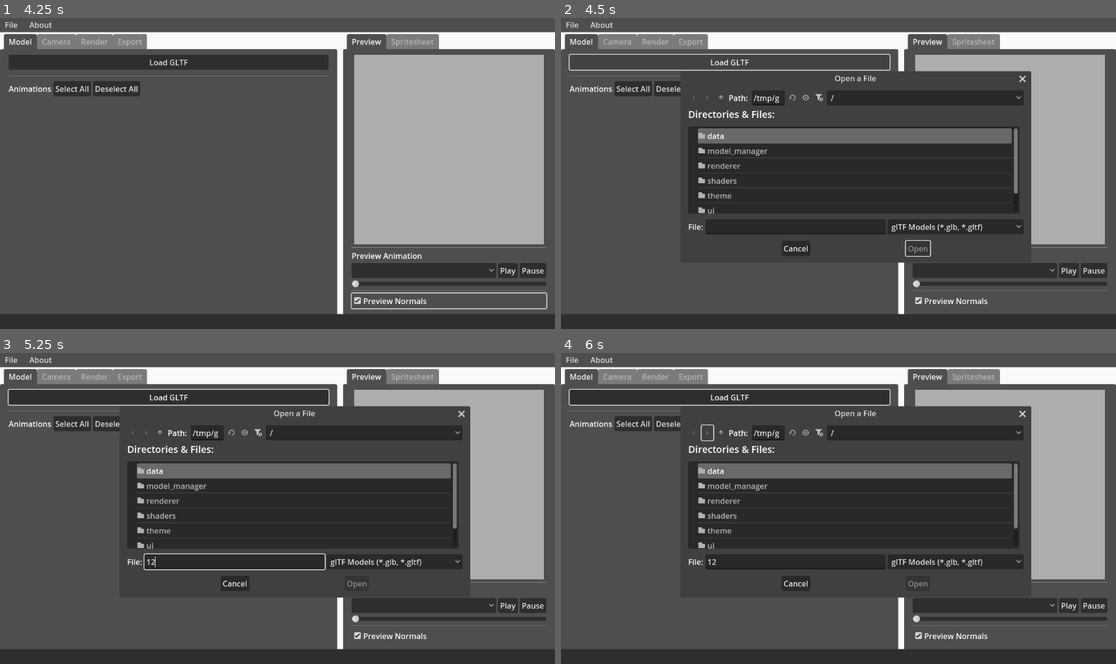
Above: before the commit, frames 1-4 (two rows, left to right).
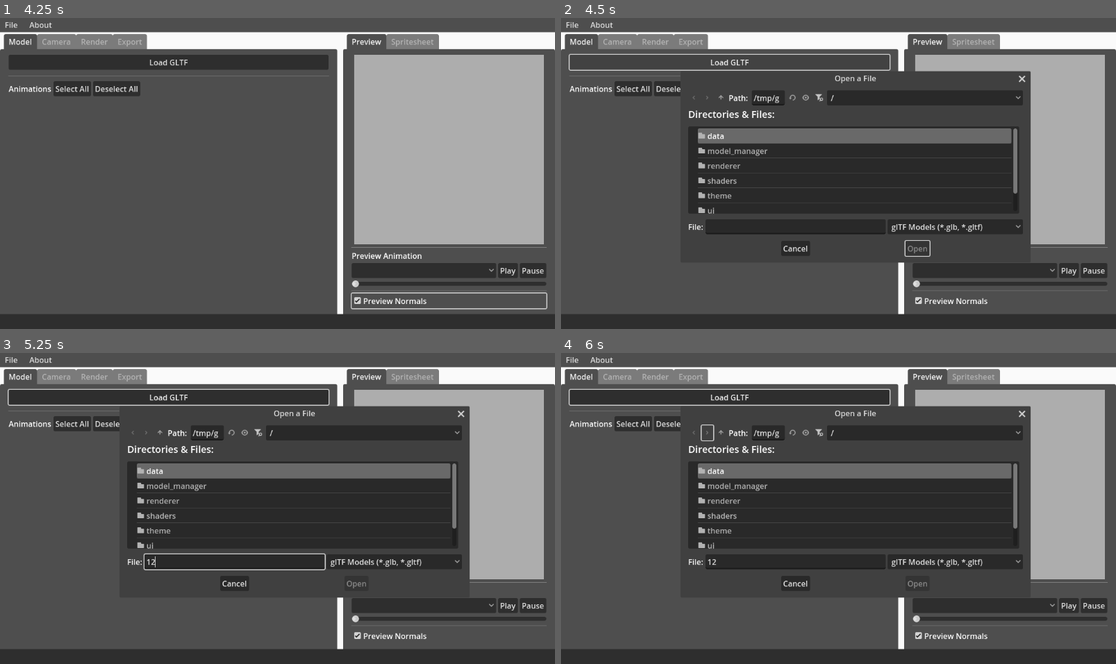
Above: after the commit, the same moments.

Repository: Caaz/FlatPixel
Game: Godot game, scene res://ui/main.tscn
Same seed, same stepped clock (60 frames per second), same inputs: the game is played once before the commit and once after it.
Inputs (mouse positions are in pixels of both pictures, inside the frame that each line leads up to):
- Up to frame 1 (4.25 s): click "Play" at 0.5 s; click "Play" at 1.25 s; click "Select All" at 2 s; click "Deselect All" at 2.75 s; click "Preview Normals" at 3.5 s
- Up to frame 2 (4.5 s): click "Load GLTF" at 4.25 s
- Up to frame 3 (5.25 s): click (233, 561) at 5.02 s; type "12" at 5.1 s
- Up to frame 4 (6 s): click (705, 433) at 5.75 s

Frame 1 is identical in both runs. In frame 2, 0.2% of the frame differs, in the area x 40-85%, y 17-77%; in frame 3, 0.2%; in frame 4, 0.2%.

Commit message:
render result tracks time taken, displays in event box

Diff:
--- a/data/render_result.gd
+++ b/data/render_result.gd
@@ -3,6 +3,8 @@
 var diffuse_frames: Array[Image]
 var normal_frames: Array[Image]
 
+var render_duration_ms: int
+
 func _init(diffuse: Array[Image], normal: Array[Image]):
 	self.diffuse_frames = diffuse
 	self.normal_frames = normal
--- a/renderer/spritesheet_renderer.gd
+++ b/renderer/spritesheet_renderer.gd
@@ -16,6 +16,7 @@
 	if rendering:
 		return RenderResult.new([] as Array[Image], [] as Array[Image])
 
+	var now = Time.get_ticks_msec()
 
 	on_render_start.emit("Diffuse")
 	rendering = true
@@ -31,7 +32,11 @@
 
 	on_render_finish.emit()
 
-	return RenderResult.new(diffuse_result, normal_result)
+	var time_consumed = Time.get_ticks_msec() - now
+
+	var render_result = RenderResult.new(diffuse_result, normal_result)
+	render_result.render_duration_ms = time_consumed
+	return render_result
 
 func render_frames(use_normal: bool = false) -> Array[Image]:
 	if Session.capture_model == null:
@@ -50,7 +55,7 @@
 
 	var target_animations = Session.model_settings.selected_animations \
 		if len(Session.model_settings.selected_animations) > 0 \
-		else [Session.preview_settings.previewed_animation]
+		else PackedStringArray([Session.preview_settings.previewed_animation])
 
 	total_animations = len(target_animations)
 	current_animation_idx = 0
--- a/util/event_reporter.gd
+++ b/util/event_reporter.gd
@@ -3,7 +3,7 @@
 const SAVE_FORMAT_STRING = "Saved current project to %s."
 const OPEN_FORMAT_STRING = "Opened project %s."
 const EXPORT_FORMAT_STRING = "Exported spritesheet to %s."
-const RENDER_FORMAT_STRING = "Render completed in %f.2 seconds."
+const RENDER_FORMAT_STRING = "Render completed in %.3f seconds."
 
 signal on_event_reported(event_text: String)
 
@@ -23,4 +23,4 @@
 	report_event(EXPORT_FORMAT_STRING % filepath)
 
 func report_render(render_result: RenderResult):
-	report_event(RENDER_FORMAT_STRING % 0.0)
+	report_event(RENDER_FORMAT_STRING % (render_result.render_duration_ms / 1000.0))
